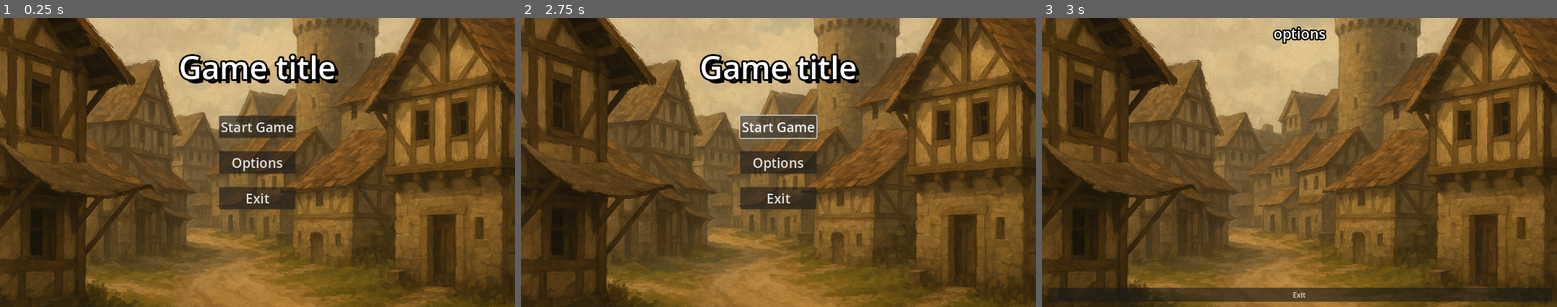
Above: before the commit, frames 1-3 (left to right).
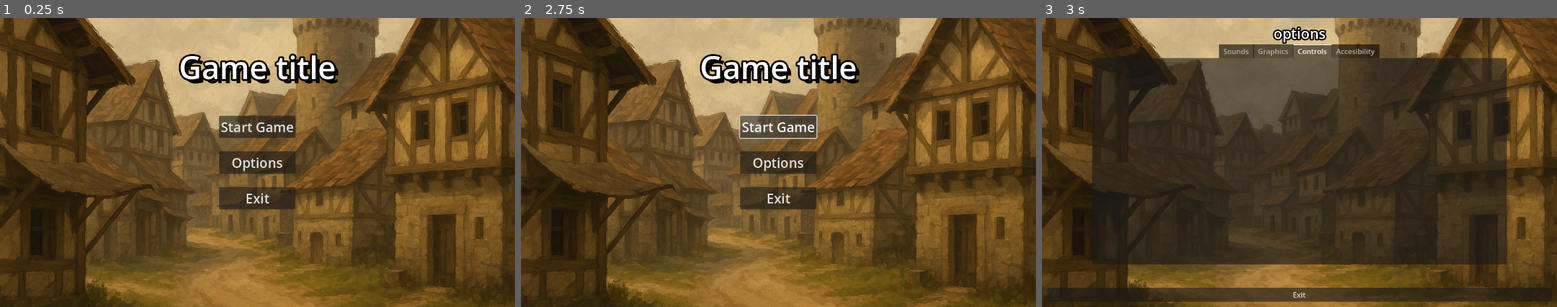
Above: after the commit, the same moments.

Repository: Kelvinbex2/Proyecto_final
Game: Godot game, scene res://scene/ui/main_menu.tscn
Two runs of this game, one before a commit and one after it. Both use one fixed random seed, a clock stepped at 60 frames per second and the inputs below.
Inputs:
- Up to frame 1 (0.25 s): no input
- Up to frame 2 (2.75 s): click "Start Game" at 0.5 s; click "Start Game" at 1.25 s; click "Start Game" at 2 s
- Up to frame 3 (3 s): click "Options" at 2.75 s

Frames 1-2 are identical in both runs. In frame 3, 52% of the frame differs, in the area x 9-91%, y 9-86%.

Commit message:
menu tab creation

Diff:
--- a/proyexto_final/scene/ui/main_menu.tscn
+++ b/proyexto_final/scene/ui/main_menu.tscn
@@ -2,7 +2,7 @@
 
 [ext_resource type="Texture2D" uid="uid://dwh3033ckl8vu" path="res://Assets/Background ui/3accf5e5-66bc-41f1-836b-129ba7e7d74a.png" id="1_s6uko"]
 [ext_resource type="Script" uid="uid://tytb7ldqf4rw" path="res://scene/ui/script_ui/main_menu.gd" id="1_vww0c"]
-[ext_resource type="PackedScene" uid="uid://c54nqhq0tijc2" path="res://scene/ui/option_menu.tscn" id="3_k75cp"]
+[ext_resource type="PackedScene" uid="uid://c54nqhq0tijc2" path="res://scene/ui/option_menu/option_menu.tscn" id="3_k75cp"]
 
 [sub_resource type="SystemFont" id="SystemFont_s6uko"]
 font_names = PackedStringArray("Impact")
--- a/proyexto_final/scene/ui/option_menu.tscn
+++ b/proyexto_final/scene/ui/option_menu/option_menu.tscn
@@ -1,9 +1,11 @@
-[gd_scene load_steps=3 format=3 uid="uid://c54nqhq0tijc2"]
+[gd_scene load_steps=4 format=3 uid="uid://c54nqhq0tijc2"]
 
 [ext_resource type="Script" uid="uid://dlsx2ep1lpxv0" path="res://scene/ui/script_ui/option_menu.gd" id="1_4dpvv"]
+[ext_resource type="PackedScene" uid="uid://bobpnselo58tr" path="res://scene/ui/option_menu/setting_con.tscn" id="2_svr8g"]
 
 [sub_resource type="SystemFont" id="SystemFont_acprh"]
 font_names = PackedStringArray("Impact")
+subpixel_positioning = 0
 
 [node name="option_menu" type="Control"]
 layout_mode = 3
@@ -40,7 +42,11 @@
 horizontal_alignment = 1
 vertical_alignment = 1
 
+[node name="setting_con" parent="MarginContainer/VBoxContainer" instance=ExtResource("2_svr8g")]
+layout_mode = 2
+size_flags_vertical = 3
+
 [node name="btnExit" type="Button" parent="MarginContainer/VBoxContainer"]
 layout_mode = 2
-size_flags_vertical = 10
+size_flags_vertical = 8
 text = "Exit"
--- /dev/null
+++ b/proyexto_final/scene/ui/option_menu/setting_con.tscn
@@ -0,0 +1,183 @@
+[gd_scene load_steps=2 format=3 uid="uid://bobpnselo58tr"]
+
+[sub_resource type="StyleBoxEmpty" id="StyleBoxEmpty_ueeni"]
+
+[node name="setting_con" type="Control"]
+layout_mode = 3
+anchors_preset = 15
+anchor_right = 1.0
+anchor_bottom = 1.0
+grow_horizontal = 2
+grow_vertical = 2
+
+[node name="TabContainer" type="TabContainer" parent="."]
+layout_mode = 1
+anchors_preset = -1
+anchor_right = 1.0
+anchor_bottom = 1.0
+offset_left = 100.0
+offset_top = 50.0
+offset_right = -100.0
+offset_bottom = -100.0
+grow_horizontal = 2
+grow_vertical = 2
+tab_alignment = 1
+current_tab = 2
+
+[node name="Sounds" type="TabBar" parent="TabContainer"]
+visible = false
+layout_mode = 2
+metadata/_tab_index = 0
+
+[node name="MarginContainer" type="MarginContainer" parent="TabContainer/Sounds"]
+layout_mode = 1
+anchors_preset = 15
+anchor_right = 1.0
+anchor_bottom = 1.0
+grow_horizontal = 2
+grow_vertical = 2
+theme_override_constants/margin_left = 24
+theme_override_constants/margin_top = 24
+theme_override_constants/margin_right = 24
+theme_override_constants/margin_bottom = 24
+
+[node name="VBoxContainer" type="VBoxContainer" parent="TabContainer/Sounds/MarginContainer"]
+layout_mode = 2
+theme_override_constants/separation = 65
+alignment = 1
+
+[node name="Label" type="Label" parent="TabContainer/Sounds/MarginContainer/VBoxContainer"]
+layout_mode = 2
+text = "123456"
+
+[node name="Label2" type="Label" parent="TabContainer/Sounds/MarginContainer/VBoxContainer"]
+layout_mode = 2
+text = "123456"
+
+[node name="Label3" type="Label" parent="TabContainer/Sounds/MarginContainer/VBoxContainer"]
+layout_mode = 2
+text = "123456"
+
+[node name="Label4" type="Label" parent="TabContainer/Sounds/MarginContainer/VBoxContainer"]
+layout_mode = 2
+text = "123456"
+
+[node name="Label5" type="Label" parent="TabContainer/Sounds/MarginContainer/VBoxContainer"]
+layout_mode = 2
+text = "123456"
+
+[node name="Graphics" type="TabBar" parent="TabContainer"]
+visible = false
+layout_mode = 2
+metadata/_tab_index = 1
+
+[node name="MarginContainer" type="MarginContainer" parent="TabContainer/Graphics"]
+layout_mode = 1
+anchors_preset = 15
+anchor_right = 1.0
+anchor_bottom = 1.0
+grow_horizontal = 2
+grow_vertical = 2
+theme_override_constants/margin_left = 24
+theme_override_constants/margin_top = 24
+theme_override_constants/margin_right = 24
+theme_override_constants/margin_bottom = 24
+
+[node name="VBoxContainer" type="VBoxContainer" parent="TabContainer/Graphics/MarginContainer"]
+layout_mode = 2
+theme_override_constants/separation = 65
+alignment = 1
+
+[node name="Label" type="Label" parent="TabContainer/Graphics/MarginContainer/VBoxContainer"]
+layout_mode = 2
+text = "123456"
+
+[node name="Label2" type="Label" parent="TabContainer/Graphics/MarginContainer/VBoxContainer"]
+layout_mode = 2
+text = "123456"
+
+[node name="Label3" type="Label" parent="TabContainer/Graphics/MarginContainer/VBoxContainer"]
+layout_mode = 2
+text = "123456"
+
+[node name="Label4" type="Label" parent="TabContainer/Graphics/MarginContainer/VBoxContainer"]
+layout_mode = 2
+text = "123456"
+
+[node name="Label5" type="Label" parent="TabContainer/Graphics/MarginContainer/VBoxContainer"]
+layout_mode = 2
+text = "123456"
+
+[node name="Controls" type="TabBar" parent="TabContainer"]
+layout_mode = 2
+metadata/_tab_index = 2
+
+[node name="MarginContainer" type="MarginContainer" parent="TabContainer/Controls"]
+layout_mode = 1
+anchors_preset = 15
+anchor_right = 1.0
+anchor_bottom = 1.0
+grow_horizontal = 2
+grow_vertical = 2
+theme_override_constants/margin_left = 24
+theme_override_constants/margin_top = 24
+theme_override_constants/margin_right = 24
+theme_override_constants/margin_bottom = 24
+
+[node name="ScrollContainer" type="ScrollContainer" parent="TabContainer/Controls/MarginContainer"]
+layout_mode = 2
+
+[node name="VBoxContainer" type="VBoxContainer" parent="TabContainer/Controls/MarginContainer/ScrollContainer"]
+layout_mode = 2
+
+[node name="HSeparator" type="HSeparator" parent="TabContainer/Controls/MarginContainer/ScrollContainer/VBoxContainer"]
+layout_mode = 2
+theme_override_constants/separation = 30
+theme_override_styles/separator = SubResource("StyleBoxEmpty_ueeni")
+
+[node name="HSeparator2" type="HSeparator" parent="TabContainer/Controls/MarginContainer/ScrollContainer/VBoxContainer"]
+layout_mode = 2
+theme_override_constants/separation = 30
+theme_override_styles/separator = SubResource("StyleBoxEmpty_ueeni")
+
+[node name="Accesibility" type="TabBar" parent="TabContainer"]
+visible = false
+layout_mode = 2
+metadata/_tab_index = 3
+
+[node name="MarginContainer" type="MarginContainer" parent="TabContainer/Accesibility"]
+layout_mode = 1
+anchors_preset = 15
+anchor_right = 1.0
+anchor_bottom = 1.0
+grow_horizontal = 2
+grow_vertical = 2
+theme_override_constants/margin_left = 24
+theme_override_constants/margin_top = 24
+theme_override_constants/margin_right = 24
+theme_override_constants/margin_bottom = 24
+
+[node name="VBoxContainer" type="VBoxContainer" parent="TabContainer/Accesibility/MarginContainer"]
+layout_mode = 2
+theme_override_constants/separation = 65
+alignment = 1
+
+[node name="Label" type="Label" parent="TabContainer/Accesibility/MarginContainer/VBoxContainer"]
+layout_mode = 2
+text = "123456"
+
+[node name="Label2" type="Label" parent="TabContainer/Accesibility/MarginContainer/VBoxContainer"]
+layout_mode = 2
+text = "123456"
+
+[node name="Label3" type="Label" parent="TabContainer/Accesibility/MarginContainer/VBoxContainer"]
+layout_mode = 2
+text = "123456"
+
+[node name="Label4" type="Label" parent="TabContainer/Accesibility/MarginContainer/VBoxContainer"]
+layout_mode = 2
+text = "123456"
+
+[node name="Label5" type="Label" parent="TabContainer/Accesibility/MarginContainer/VBoxContainer"]
+layout_mode = 2
+text = "123456"
